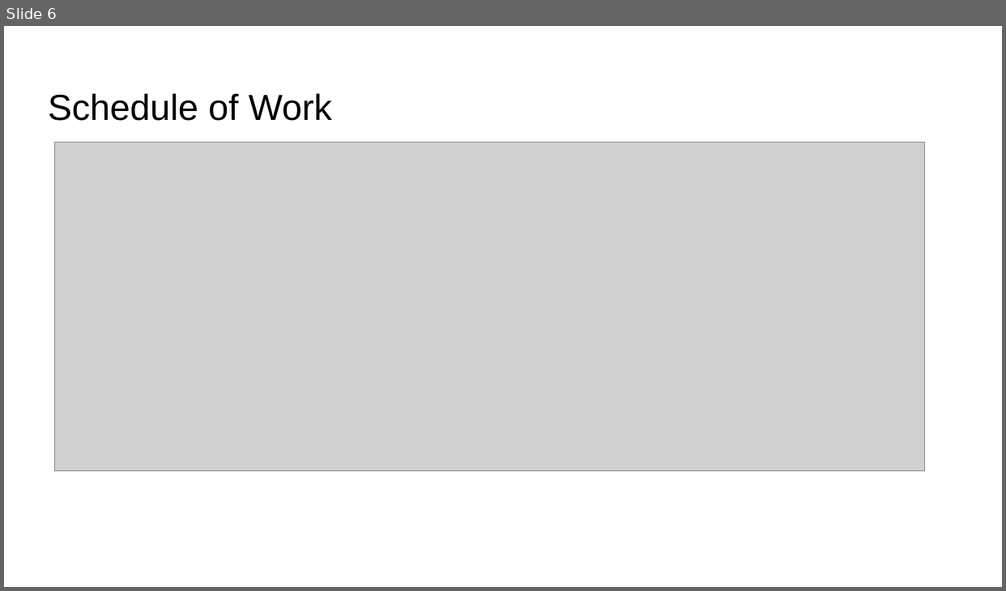
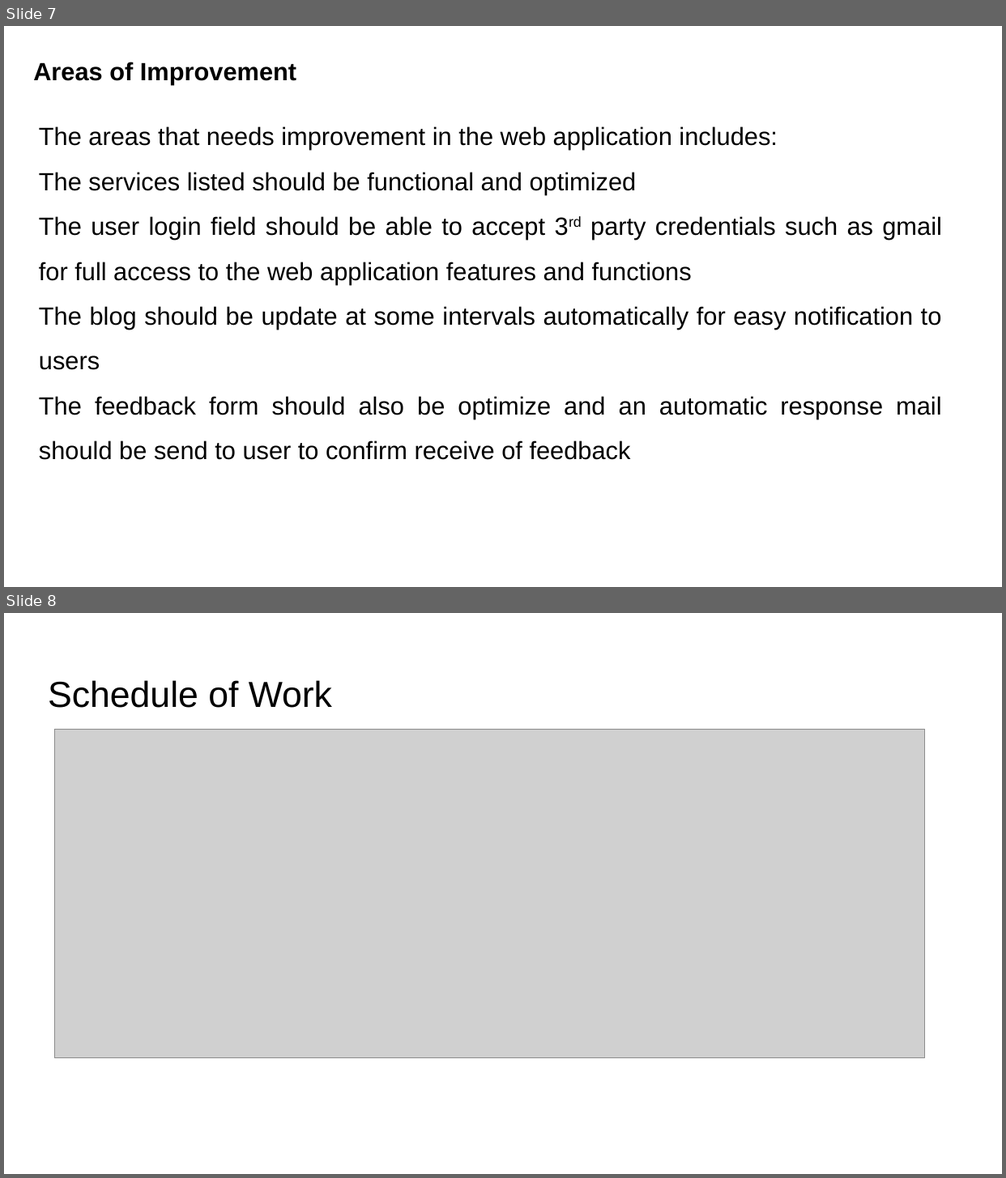
Before and after one commit to lanre2nite/aa-automobile_workshop, a slide deck: Presentation-Slide.pptx. Shown one above the other, each under a label of ours: slide 6 before the commit, slides 7 and 8 after it. The pictures are 1006x591 and 1006x1178 pixels, drawn with LibreOffice and Linux fonts; fonts in the diff are those of the drawing; grey boxes stand for pictures. Boxes give left, top, right and bottom in pixels: in the first picture for what was removed or moved away, otherwise in the second. Text is boxed around its words. In the diff, an @@ line names an element or a change of style, - is before the commit and + after.

```diff
--- a/Presentation-Slide.pptx
+++ b/Presentation-Slide.pptx
@@ slide 7 added at (x1=4, y1=26, x2=1002, y2=587), background #FFFFFF @@
@@ text added at (x1=33, y1=62, x2=296, y2=85), 18 pt, text #000000, bold @@
+Areas of Improvement
@@ text added at (x1=39, y1=126, x2=942, y2=460), 18 pt, text #000000 @@
+The areas that needs improvement in the web application includes:
+The services listed should be functional and optimized
+The user login field should be able to accept 3rd party credentials such as gmail for full access to the web application features and functions
+The blog should be update at some intervals automatically for easy notification to users
+The feedback form should also be optimize and an automatic response mail should be send to user to confirm receive of feedback
@@ what was slide 6 is now slide 8 @@
```
Also in this commit, not shown: 4 slides changed, 1 other slide added, 4 other files.
